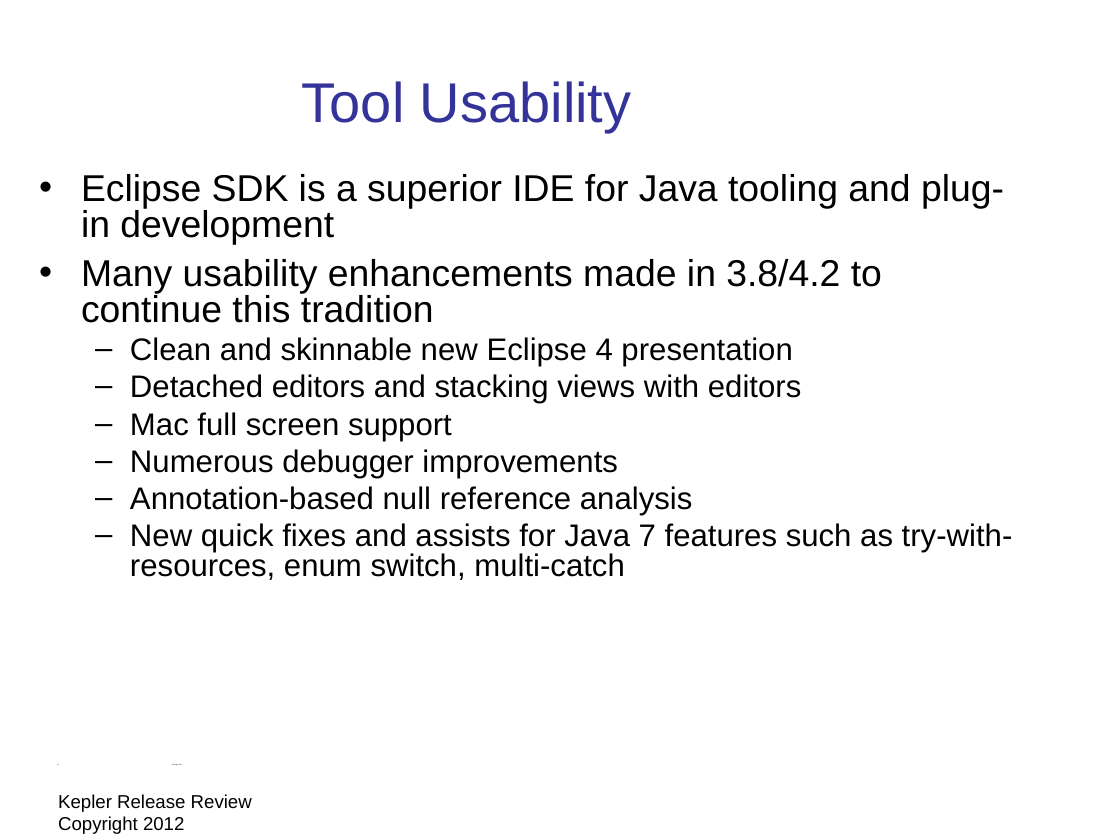
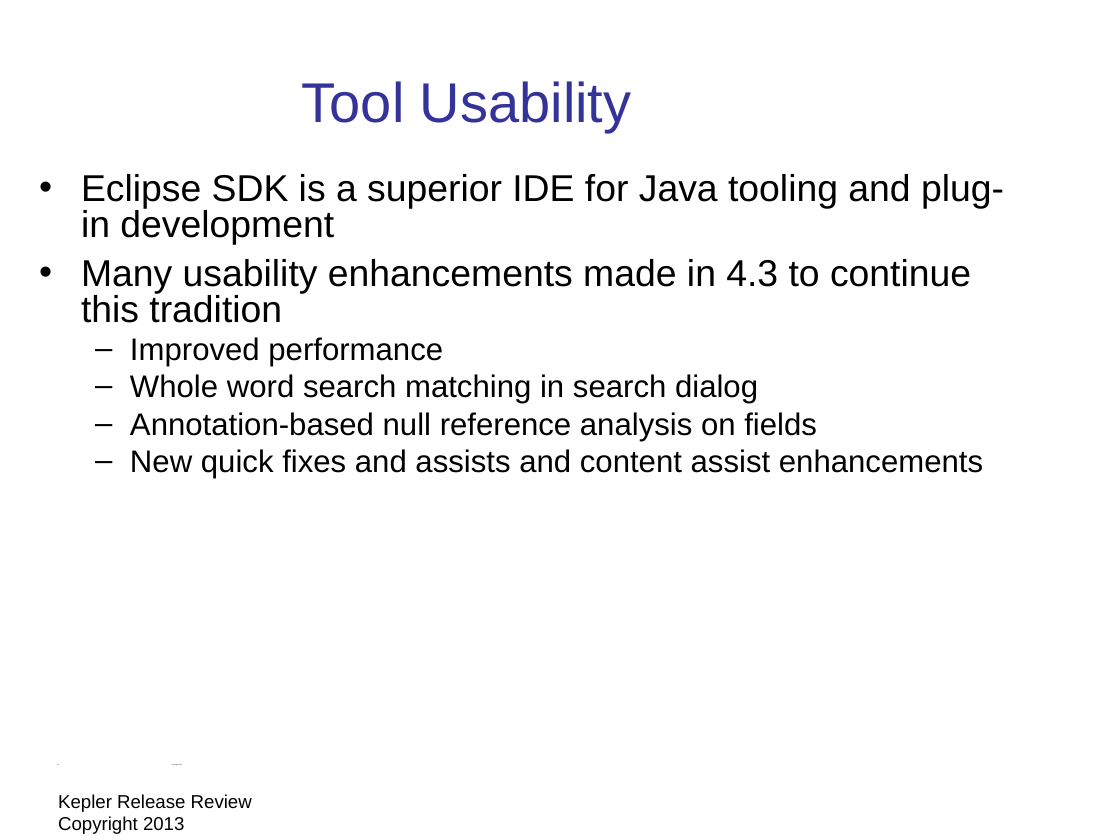
Before and after one commit to eclipse-platform/www.eclipse.org-eclipse-news, a slide deck: slide 14 of presentation/Kepler-release-review/eclipse-kepler-release-review.odp. Drawn at 1120x840 pixels with LibreOffice and Linux fonts; fonts in the diff are those of the drawing; background and template pictures are left out. Boxes give left, top, right and bottom in pixels: in the first picture for what was removed or moved away, otherwise in the second. Text is boxed around its words. In the diff, an @@ line names an element or a change of style, - is before the commit and + after.

Commit message:
Draft Kepler release review

```diff
--- a/presentation/Kepler-release-review/eclipse-kepler-release-review.odp
+++ b/presentation/Kepler-release-review/eclipse-kepler-release-review.odp
@@ text at (81, 259, 983, 478): text changed @@
-• Many usability enhancements made in 3.8/4.2 to continue this tradition
-  – Clean and skinnable new Eclipse 4 presentation
-  – Detached editors and stacking views with editors
-  – Mac full screen support
-  – Numerous debugger improvements
-  – Annotation-based null reference analysis
-  – New quick fixes and assists for Java 7 features such as try-with-resources, enum switch, multi-catch
+• Many usability enhancements made in 4.3 to continue this tradition
+  – Improved performance
+  – Whole word search matching in search dialog
+  – Annotation-based null reference analysis on fields
+  – New quick fixes and assists and content assist enhancements
@@ text at (58, 794, 252, 834): text changed @@
-Kepler Release Review Copyright 2012
+Kepler Release Review Copyright 2013
```
Also in this commit, not shown: 24 other slides changed, 1 slide added, 3 slides removed, 2 other files.
